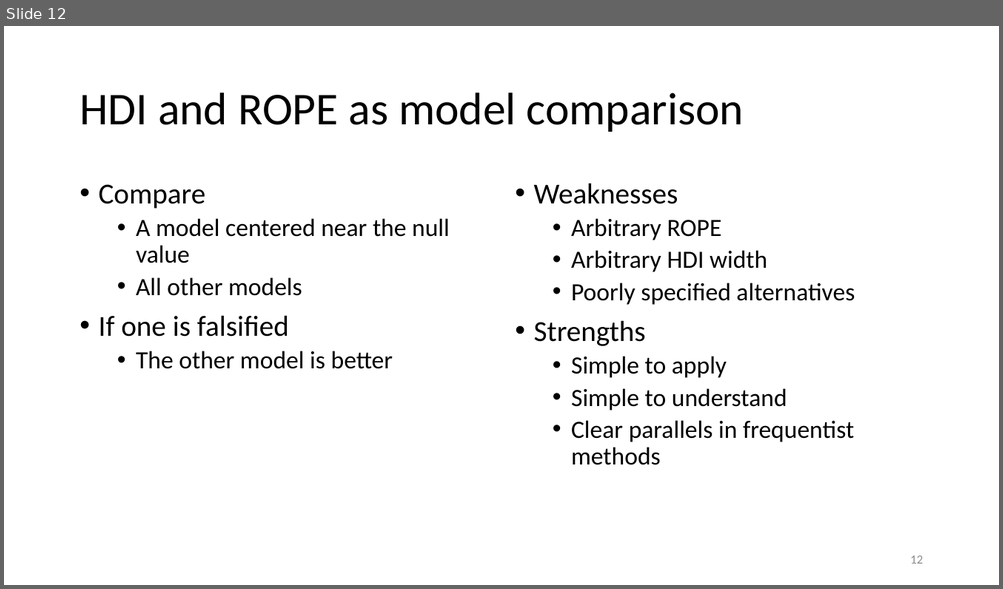
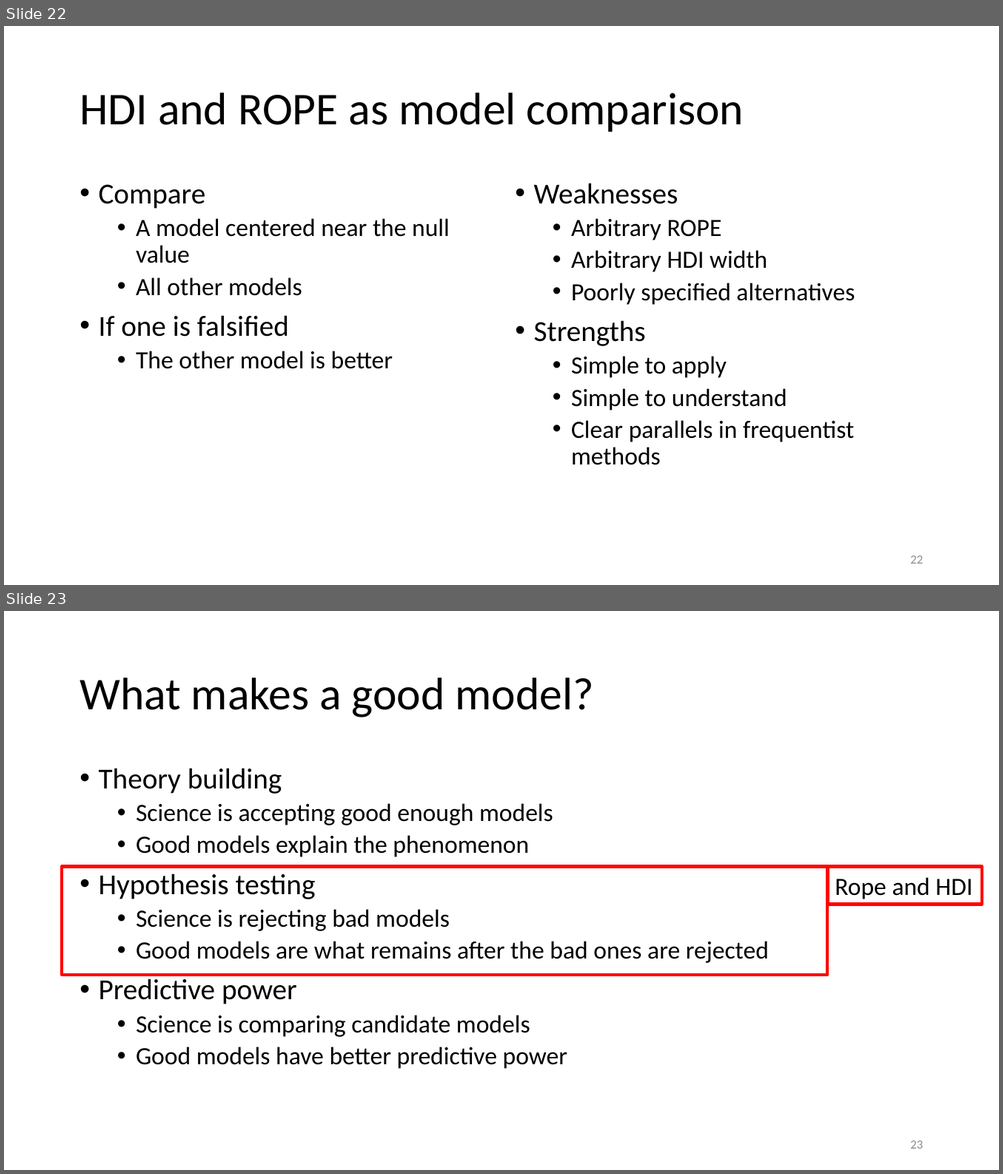
Before and after one commit to opherdonchin/StatisticalComputationAndAnalysis, a slide deck: Lectures/Lecture 8 Model Comparison.pptx. Shown one above the other, each under a label of ours: slide 12 before the commit, slides 22 and 23 after it. The pictures are 1003x589 and 1003x1174 pixels, drawn with LibreOffice and Linux fonts; fonts in the diff are those of the drawing. Boxes give left, top, right and bottom in pixels: in the first picture for what was removed or moved away, otherwise in the second. Text is boxed around its words. In the diff, an @@ line names an element or a change of style, - is before the commit and + after.

```diff
--- a/Lectures/Lecture 8 Model Comparison.pptx
+++ b/Lectures/Lecture 8 Model Comparison.pptx
@@ slide 23 added at bbox=[4, 611, 999, 1170], background #FFFFFF @@
@@ title added at bbox=[79, 678, 593, 718], 44 pt, text #000000 @@
+What makes a good model?
@@ text added at bbox=[99, 768, 768, 1069], 24 pt, text #000000 @@
+• Theory building
+  • Science is accepting good enough models
+  • Good models explain the phenomenon
+• Hypothesis testing
+  • Science is rejecting bad models
+  • Good models are what remains after the bad ones are rejected
+• Predictive power
+  • Science is comparing candidate models
+  • Good models have better predictive power
@@ rectangle added at bbox=[62, 867, 827, 975], outline #FF0000 3 pt @@
@@ rectangle added at bbox=[828, 867, 982, 904], outline #FF0000 3 pt, 24 pt, text #000000 @@
+Rope and HDI
@@ page number added at bbox=[910, 1141, 922, 1149], 12 pt, text #8C8C8C @@
+23
@@ what was slide 12 is now slide 22 @@
@@ page number at bbox=[910, 556, 922, 564]: text changed @@
-12
+22
```
Also in this commit, not shown: 2 slides changed, 1 other slide added, 1 other file.
